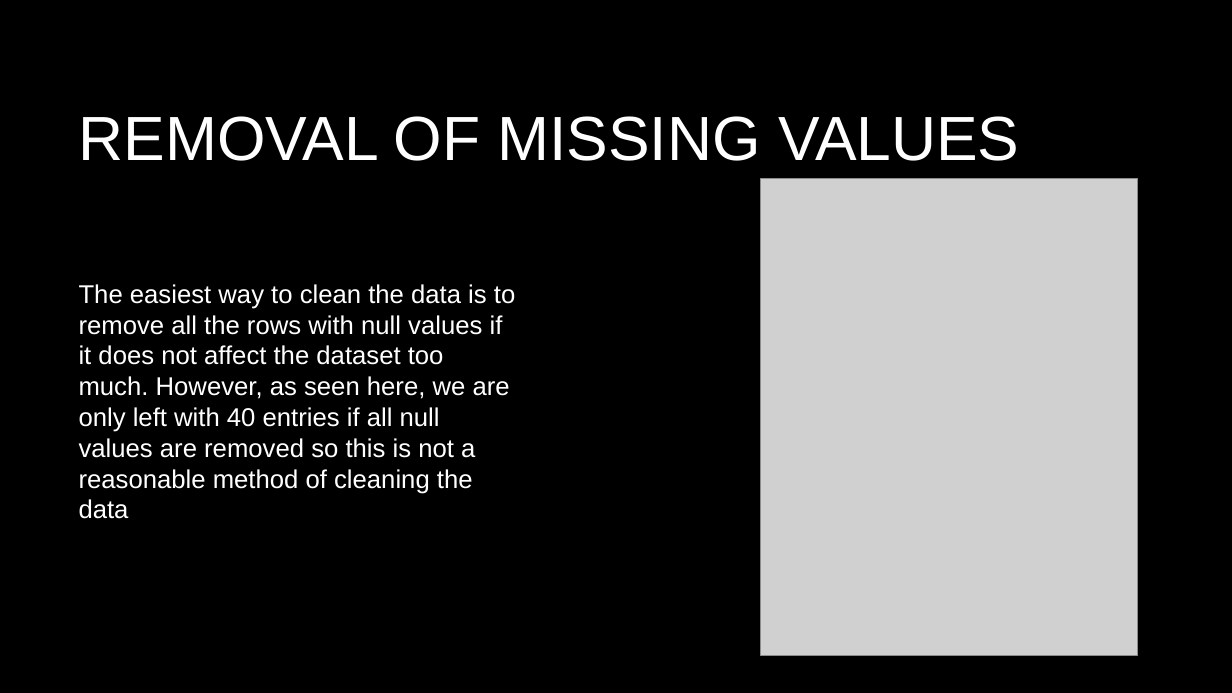
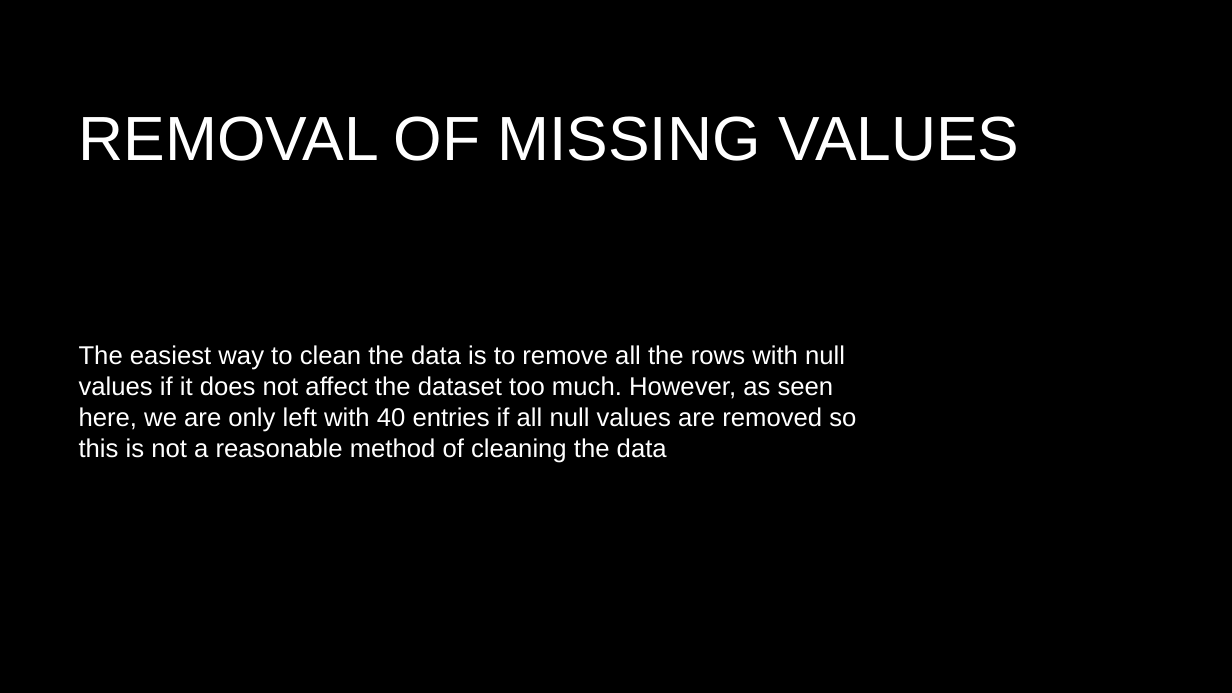
Before and after one commit to SwathiMurali/DATS-6103-T4, a slide deck: slide 6 of Anime_Presentation[1].pptx (slide 9 before the commit). Drawn at 1232x693 pixels with LibreOffice and Linux fonts; fonts in the diff are those of the drawing; grey boxes stand for pictures; background and template pictures are left out. Boxes give left, top, right and bottom in pixels: in the first picture for what was removed or moved away, otherwise in the second. Text is boxed around its words. In the diff, an @@ line names an element or a change of style, - is before the commit and + after.

```diff
--- a/Anime_Presentation[1].pptx
+++ b/Anime_Presentation[1].pptx
@@ picture removed at [761, 178, 1138, 655] @@
@@ text "The easiest way to clean ..." rewrapped from [79, 284, 515, 519] to [79, 345, 856, 463] @@
```
Also in this commit, not shown: 3 other slides changed, 2 slides added, 1 slide removed.
